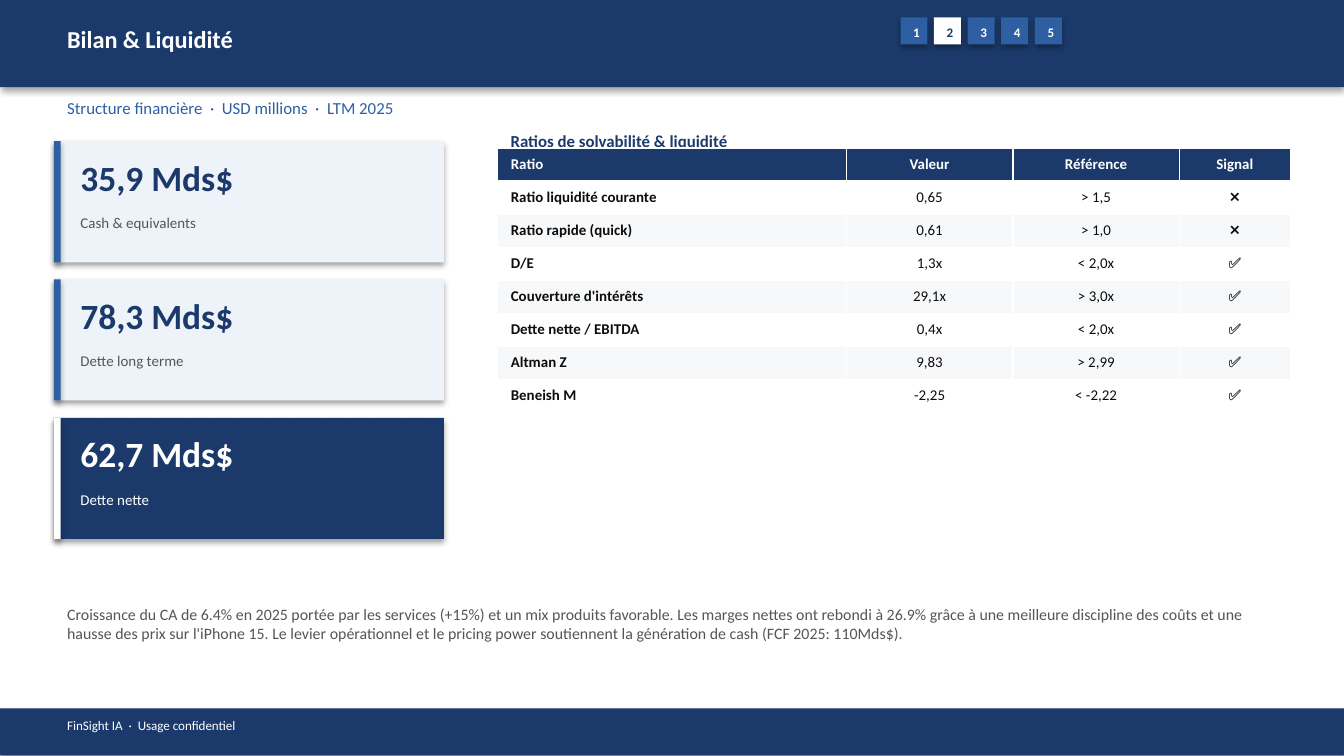
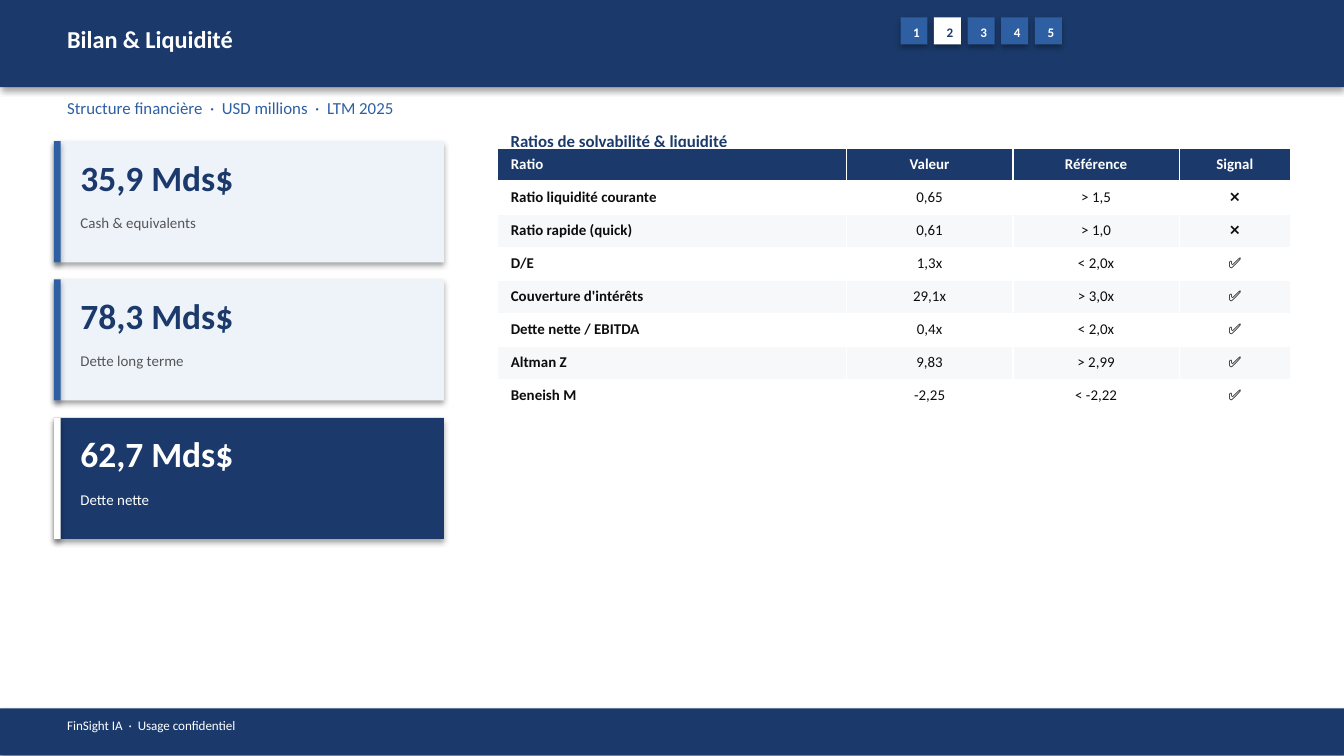
Before and after one commit to baptistejeh07-art/finsight-ia, a slide deck: slide 9 of preview/AAPL/AAPL_pitchbook.pptx. Drawn at 1344x756 pixels with LibreOffice and Linux fonts; fonts in the diff are those of the drawing. Boxes give left, top, right and bottom in pixels: in the first picture for what was removed or moved away, otherwise in the second. Text is boxed around its words. In the diff, an @@ line names an element or a change of style, - is before the commit and + after.

```diff
--- a/preview/AAPL/AAPL_pitchbook.pptx
+++ b/preview/AAPL/AAPL_pitchbook.pptx
@@ text removed at <box>67,608,1242,642</box> @@
-Croissance du CA de 6.4% en 2025 portée par les services (+15%) et un mix produits favorable. Les marges nettes ont rebondi à 26.9% grâce à une meilleure discipline des coûts et une hausse des prix sur l'iPhone 15. Le levier opérationnel et le pricing power soutiennent la génération de cash (FCF 2025: 110Mds$).
```
Also in this commit, not shown: 14 other slides changed, 4 other files.
